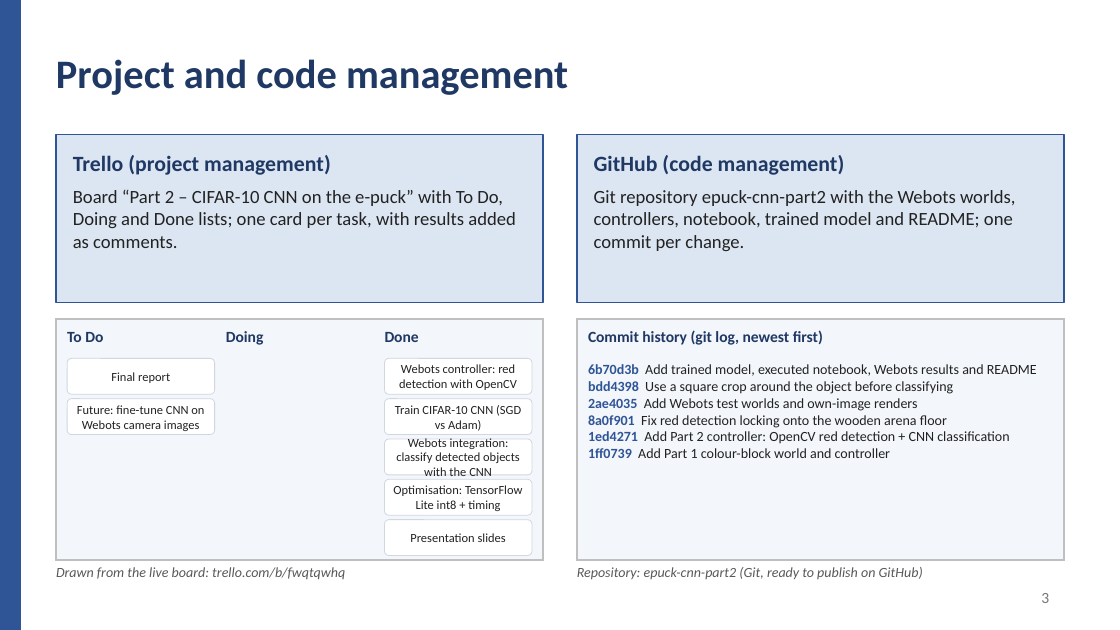
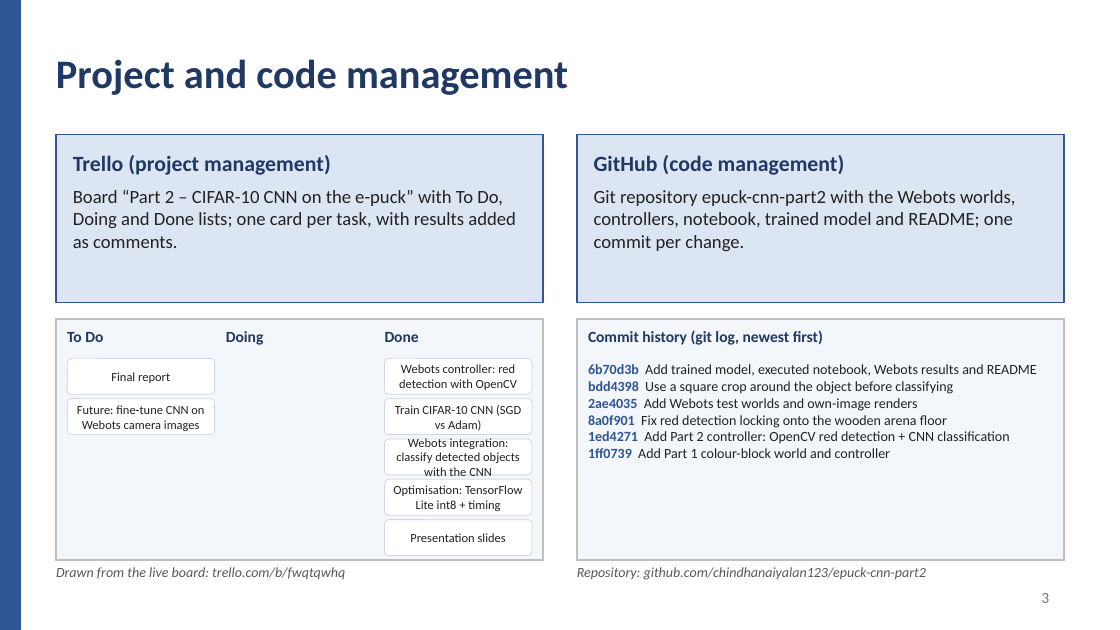
Before and after one commit to sinegan-ux/epuck-cnn-part2, a slide deck: slide 3 of presentation/Project_Part2_Presentation.pptx. Drawn at 1120x630 pixels with LibreOffice and Linux fonts; fonts in the diff are those of the drawing. Boxes give left, top, right and bottom in pixels: in the first picture for what was removed or moved away, otherwise in the second. Text is boxed around its words. In the diff, an @@ line names an element or a change of style, - is before the commit and + after.

```diff
--- a/presentation/Project_Part2_Presentation.pptx
+++ b/presentation/Project_Part2_Presentation.pptx
@@ text at bbox=[577, 567, 926, 580]: text changed @@
-Repository: epuck-cnn-part2 (Git, ready to publish on GitHub)
+Repository: github.com/chindhanaiyalan123/epuck-cnn-part2
```
